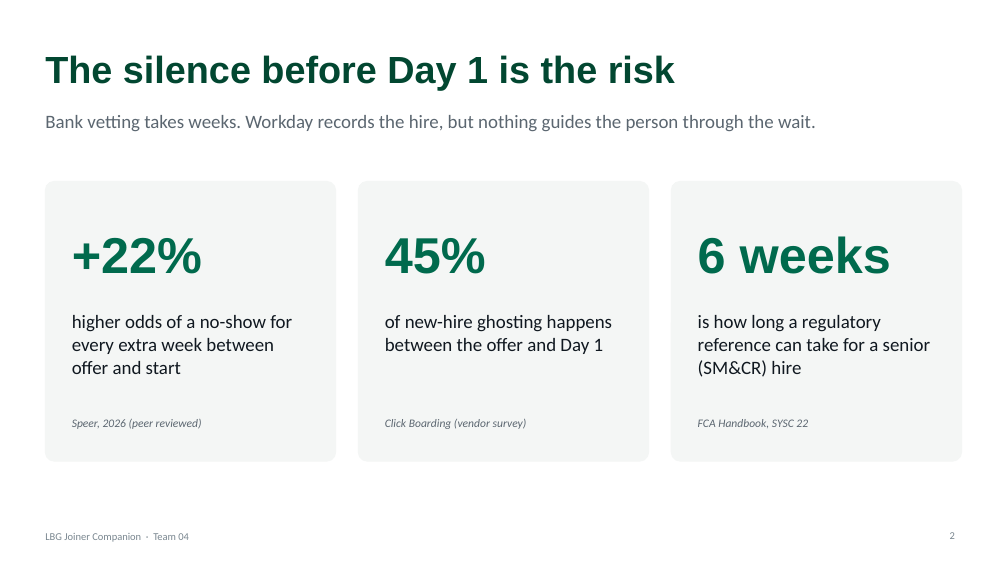
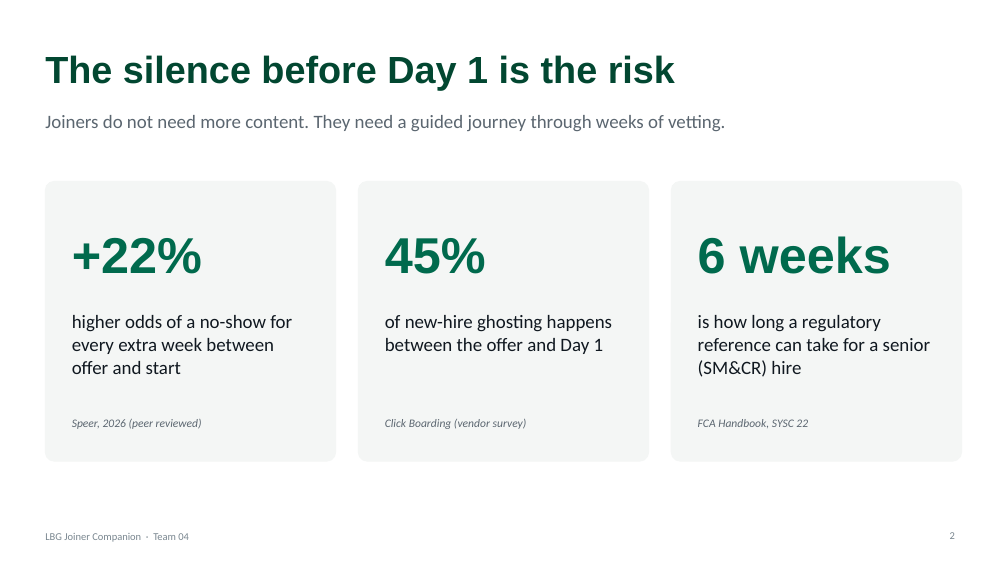
Before and after one commit to KG-droid/GitPushPray, a slide deck: slide 2 of docs/joiner-companion-demo.pptx. Drawn at 1008x567 pixels with LibreOffice and Linux fonts; fonts in the diff are those of the drawing. Boxes give left, top, right and bottom in pixels: in the first picture for what was removed or moved away, otherwise in the second. Text is boxed around its words. In the diff, an @@ line names an element or a change of style, - is before the commit and + after.

```diff
--- a/docs/joiner-companion-demo.pptx
+++ b/docs/joiner-companion-demo.pptx
@@ text at [45,115,725,131]: text changed @@
-Bank vetting takes weeks. Workday records the hire, but nothing guides the person through the wait.
+Joiners do not need more content. They need a guided journey through weeks of vetting.
```
Also in this commit, not shown: 1 other slide changed, 1 slide added.
